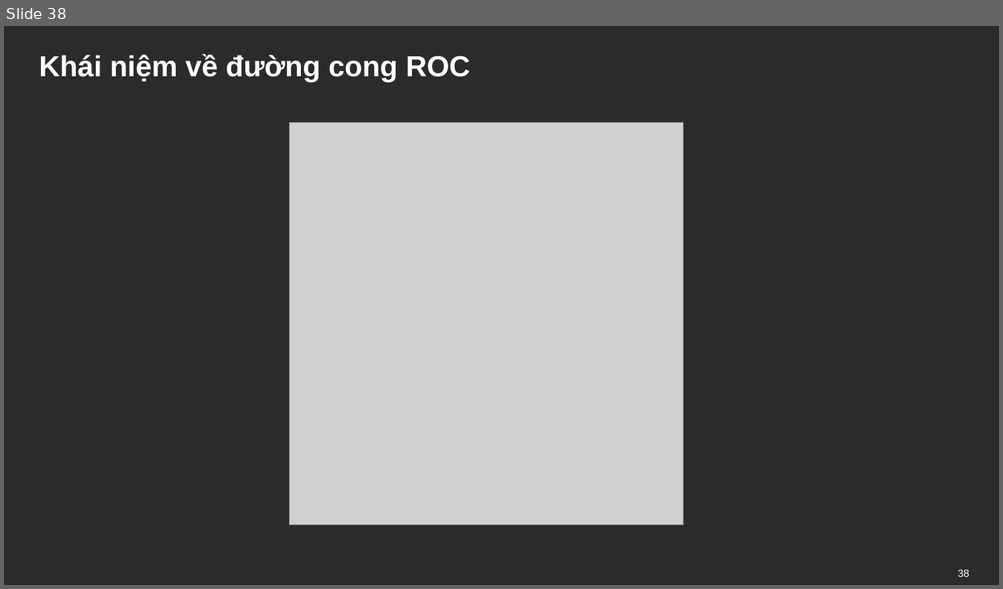
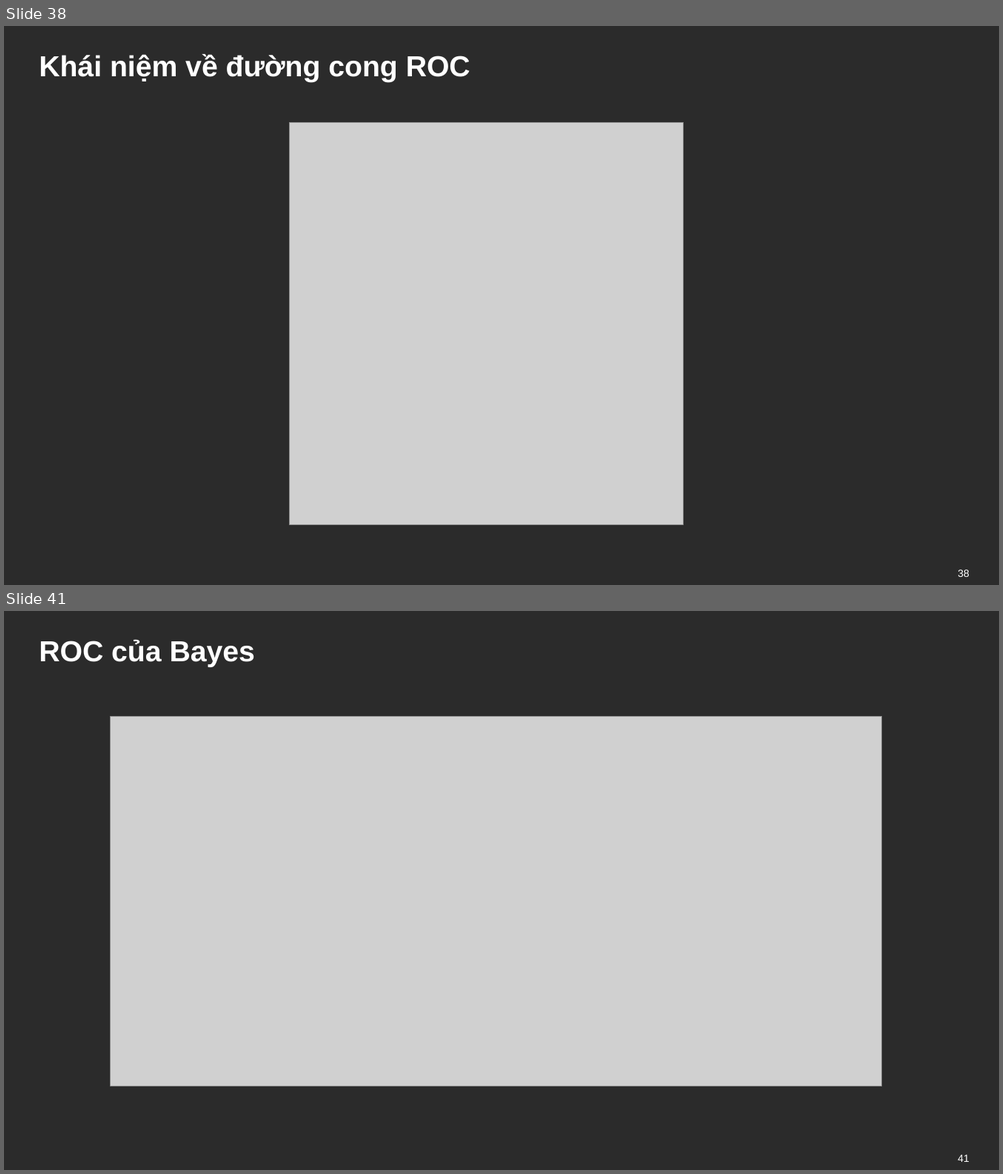
Before and after one commit to outlook1227/Data-Mining---Group-4---64CS3, a slide deck: Assignment/Breast Cancer/KHAI_PHA_DU_LIEU.pptx. Shown one above the other, each under a label of ours: slide 38 before the commit, slides 38 and 41 after it; the slides between them are not shown. The pictures are 1003x589 and 1003x1174 pixels, drawn with LibreOffice and Linux fonts; fonts in the diff are those of the drawing; grey boxes stand for pictures; background and template pictures are left out; a plain dark background stands for a picture behind light text. Boxes give left, top, right and bottom in pixels: in the first picture for what was removed or moved away, otherwise in the second. Text is boxed around its words. In the diff, an @@ line names an element or a change of style, - is before the commit and + after.

```diff
--- a/Assignment/Breast Cancer/KHAI_PHA_DU_LIEU.pptx
+++ b/Assignment/Breast Cancer/KHAI_PHA_DU_LIEU.pptx
@@ slide 41 added at [4,611,999,1170], background picture (left out) @@
@@ title added at [39,639,255,667], 28 pt, text #FFFFFF, bold @@
+ROC của Bayes
@@ picture added at [110,716,882,1086] @@
@@ page number added at [957,1155,969,1162], 10 pt, text #FFFFFF @@
+41
```
Also in this commit, not shown: 3 slides changed, 2 other slides added.
